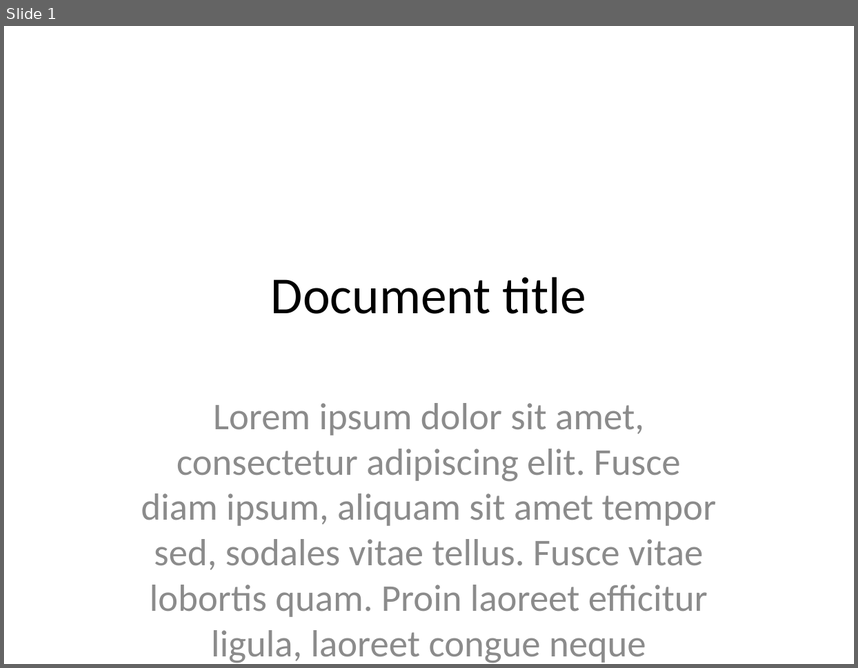
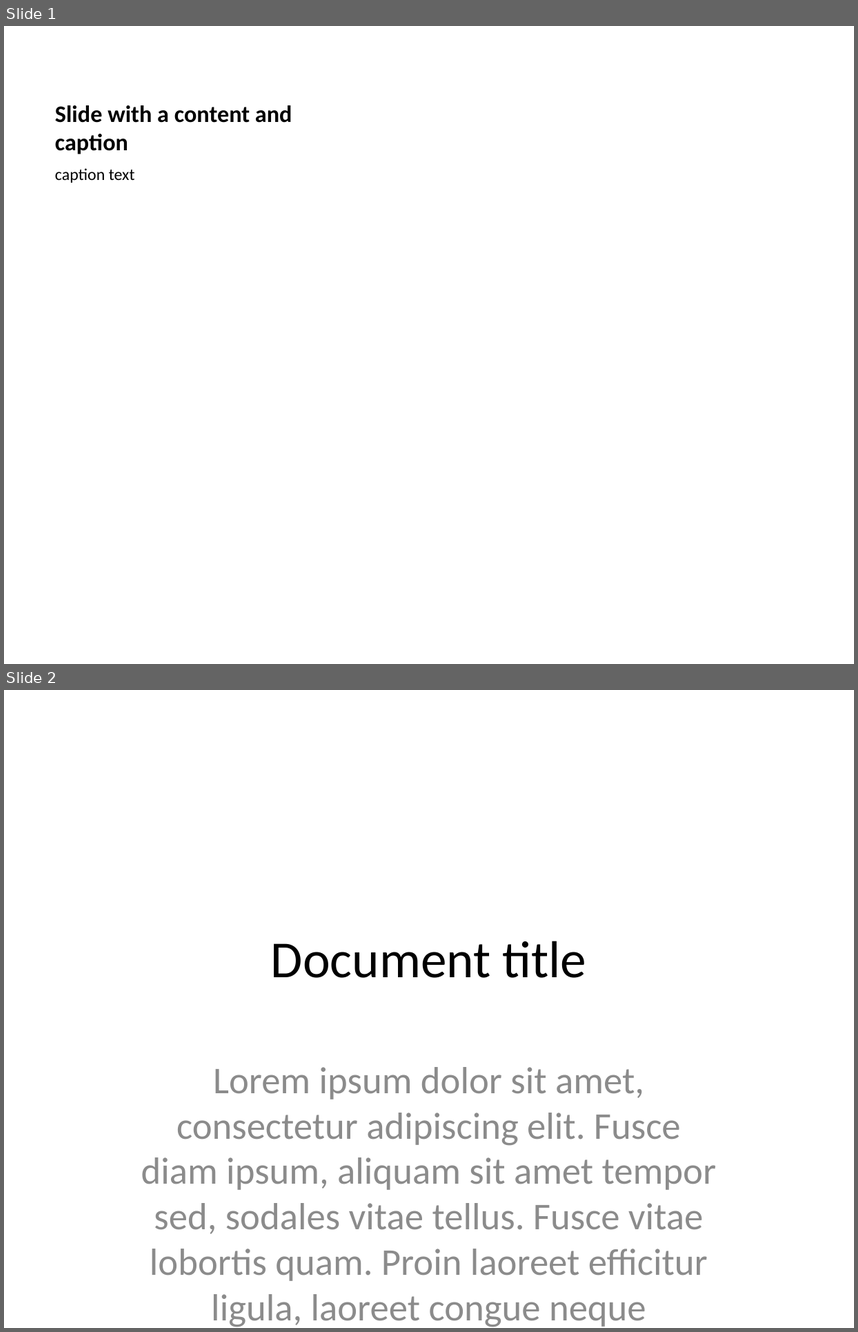
Before and after one commit to GremyTrullier/PFE-Text2Slide, a slide deck: python-pptx/testjson2.pptx. Shown one above the other, each under a label of ours: slide 1 before the commit, slides 1 and 2 after it. The pictures are 858x668 and 858x1332 pixels, drawn with LibreOffice and Linux fonts; fonts in the diff are those of the drawing. Boxes give left, top, right and bottom in pixels: in the first picture for what was removed or moved away, otherwise in the second. Text is boxed around its words. In the diff, an @@ line names an element or a change of style, - is before the commit and + after.

Commit message:
added default picture exception + picture / content / vertical functions

```diff
--- a/python-pptx/testjson2.pptx
+++ b/python-pptx/testjson2.pptx
@@ slide 1 added at (4, 26, 854, 664), background #FFFFFF @@
@@ title added at (55, 105, 292, 154), 20 pt, text #000000, bold @@
+Slide with a content and caption
@@ text added at (55, 168, 135, 183), 14 pt, text #000000 @@
+caption text
@@ what was slide 1 is now slide 2 @@
```
Also in this commit, not shown: 3 other files.
